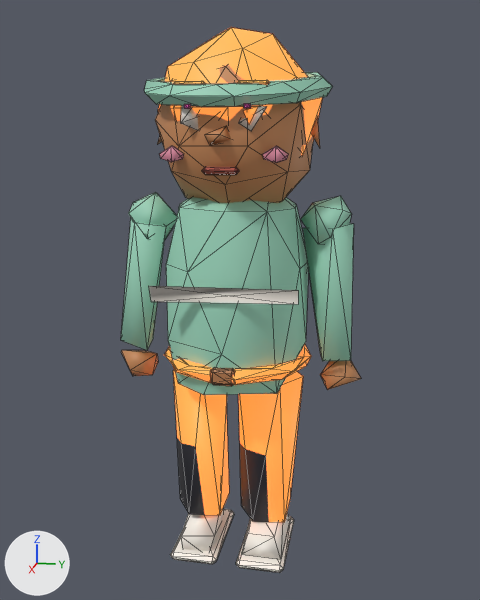
What one commit did to the glTF model public/models/lod2/ped_jogger.glb.
Camera for both pictures: a 50 mm lens placed at (1.392, 0.284, 0.922), pointed at (-0.035, -0.002, 0.565). Every picture has the same lights, and +X, +Y and +Z are marked at lower left. The older version comes first. Mesh edges are drawn as thin lines. Where no turn or scale is listed for an object, it has been applied to the vertices. Vertices at exactly the same position are counted once.

The first picture shows 'ped_jogger'.
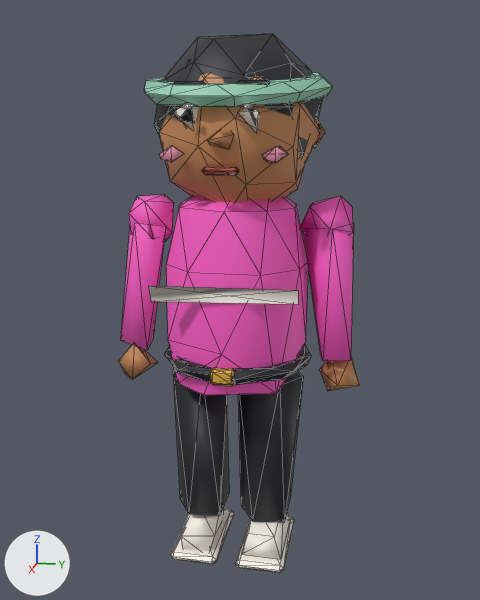
Where the newer file only moved an object's origin or applied its transform, the numbers keep the older frame.

Boxes [x1, y1, x2, y2] around the edits, measured in the pictures (480 x 600 px; the box of a moved part takes in the faces that stretch with it):
'ped_jogger', reshaped
    before: [121, 27, 361, 573]
    after: [119, 34, 360, 573]
part 1 of me_ped_jogger_002, deleted
    before: [243, 107, 258, 125]
part 2 of me_ped_jogger_002, deleted
    before: [311, 116, 320, 148]
part 3 of me_ped_jogger_002, moved or reshaped
    before: [129, 27, 361, 393]
    after: [129, 34, 360, 393]
part 4 of me_ped_jogger_002, moved or reshaped
    before: [122, 350, 158, 376]
    after: [119, 345, 158, 379]
part 5 of me_ped_jogger_002, surface changed (darker)
    before: [121, 28, 354, 563]
    after: [121, 37, 354, 563]

What the commit changed:
me_ped_jogger_002 is used by ob_ped_jogger; location (-0.034, 0.0, 0.564).
me_ped_jogger_002 had 555 vertices, 979 faces and spanned x -0.226..0.226, y -0.275..0.275, z -0.564..0.564.
me_ped_jogger_002 now has 557 vertices, 978 faces and spans x -0.226..0.224, y -0.277..0.271, z -0.564..0.564.
me_ped_jogger_002 part 1: the loose piece of 3 vertices spanning x 0.195..0.21, y 0.043..0.073, z 0.377..0.41 is deleted.
me_ped_jogger_002 part 2: the loose piece of 3 vertices spanning x 0.038..0.049, y 0.153..0.171, z 0.334..0.398 is deleted.
Part 3, on me_ped_jogger_002:
78 vertices are removed from x -0.162..0.226, y -0.239..0.275, z -0.17..0.564.
216 faces are deleted.
16 vertices move from x -0.13..0.195, y -0.163..0.222, z 0.187..0.564 to x -0.116..0.2, y -0.161..0.199, z 0.17..0.552.
89 vertices are added at x -0.158..0.22, y -0.233..0.271, z -0.182..0.564.
218 new faces join them.
Part 4, on me_ped_jogger_002:
6 vertices are removed from x 0.037..0.092, y -0.275..-0.185, z -0.185..-0.114.
12 faces are deleted.
6 vertices are added at (0.073, -0.192, -0.138), (0.057, -0.235, -0.096), (0.075, -0.237, -0.178), (0.052, -0.277, -0.145), (0.05, -0.264, -0.175), (0.014, -0.255, -0.115).
12 new faces join them.
me_ped_jogger_002 part 5: 750 kept faces spanning x -0.226..0.224, y -0.273..0.251, z -0.564..0.552 get new texture (UV) coordinates.
Other edits to the shape of me_ped_jogger_002 do not show in these pictures.
